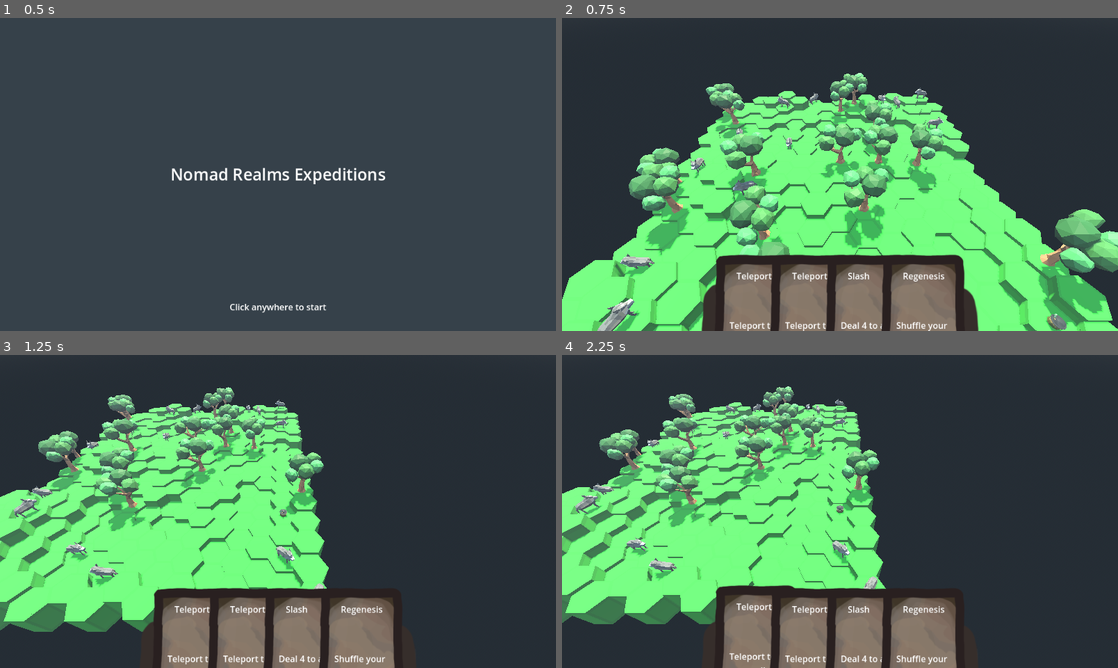
Above: before the commit, frames 1-4 (two rows, left to right).
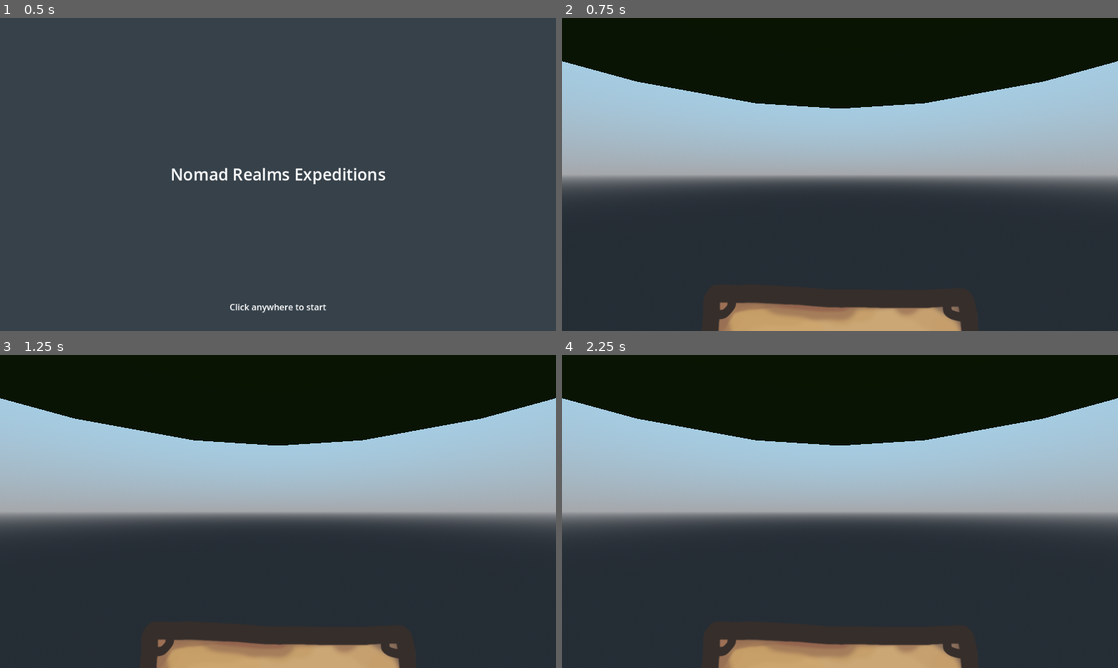
Above: after the commit, the same moments.

Repository: Boyquotes/nomad-realms-expeditions
Game: Godot game, scene res://Scenes/UI/main_menu.tscn
Two runs of this game, one before a commit and one after it. Both use one fixed random seed, a clock stepped at 60 frames per second and the inputs below.
Inputs (mouse positions are in pixels of both pictures, inside the frame that each line leads up to):
- Up to frame 1 (0.5 s): no input
- Up to frame 2 (0.75 s): tap Enter at 0.5 s; move the mouse to (962, 158) at 0.52 s; click (962, 158) at 0.6 s
- Up to frame 3 (1.25 s): no input
- Up to frame 4 (2.25 s): drag from (840, 473) to (756, 652) at 1.27 s; move the mouse to (895, 442) at 2.02 s; click (895, 442) at 2.1 s

Frame 1 is identical in both runs. In frame 2, 91% of the frame differs, in the area x 0-100%, y 0-100%; in frame 3, 78%; in frame 4, 77%.
Error after the commit: Parse Error: Class "Game" hides a global script class. (res://game.gd:2)

Commit message:
Fix signal connections of input

Diff:
--- a/Game.gd
+++ b/Game.gd
@@ -3,24 +3,24 @@
 
 signal card_played_event(card_player, card, card_target)
 
+@onready var ui_card_dashboard: UICardDashBoard = $UICardDashboard
+@onready var camera: Camera3D = $CameraPivot/Camera3D
+@onready var nomad: Nomad = $Actors/Nomad
+@onready var world_map: WorldMap = $WorldMap
+
 var context_queues: = ContextQueues.new()
 var card_looking_for_target: WorldCard
-var ui_card_dashboard: UICardDashBoard
-
-var camera: Camera3D
 var card_target: GameObject
-@export var nomad: Nomad
-
-@onready var world_map: WorldMap = $WorldMap
 
 func _ready() -> void:
 	print("Starting Nomad Realms Expeditions")
 	NomadsGameLogic.init(context_queues)
 	$NomadsGameVisuals.init(context_queues)
 	world_map.init(NomadsGameLogic.next_state)
-	ui_card_dashboard = $UICardDashboard
-	camera = $CameraPivot/Camera3D
-	nomad = $Actors/Nomad
+	connect("card_played_event", NomadsGameLogic._on_card_played_event)
+	set_nomad_position()
+
+func set_nomad_position() -> void:
 	# Set nomad position
 	var z = randi() % world_map.tiles.size()
 	var x = randi() % world_map.tiles[0].size()
@@ -34,7 +34,6 @@
 	var card_effect = card_looking_for_target.card.effect
 
 	if card_effect.target_type != 0 && event is InputEventMouseMotion:
-		print("Hi")
 		var mouse_pos: Vector2 = event.position
 
 		# Find hovered target by casting a ray
@@ -70,16 +69,17 @@
 	if target_predicate != null && !target_predicate.call(nomad, card_target):
 		return
 	emit_signal("card_played_event", nomad, card_looking_for_target, card_target)
+	ui_card_dashboard.card_played_cleanup()
+
 	card_looking_for_target = null
-	ui_card_dashboard.card_played_cleanup()
 	if card_target != null:
 		card_target.highlighted = false
 		card_target = null
 
-func _on_UICardDashboard_card_looking_for_target(card: WorldCard) -> void:
+func _on_ui_card_dashboard_card_looking_for_target(card):
 	card_looking_for_target = card
 
-func _on_UICardDashboard_card_not_looking_for_target(card: WorldCard) -> void:
+func _on_ui_card_dashboard_card_not_looking_for_target(card):
 	if card_target != null:
 		card_target.highlighted = false
 		card_target = null
--- a/Game.tscn
+++ b/Game.tscn
@@ -1,11 +1,11 @@
-[gd_scene load_steps=10 format=3 uid="uid://cywma501627j5"]
+[gd_scene load_steps=10 format=3 uid="uid://c0j0dqwy5cevv"]
 
-[ext_resource type="Script" path="res://Game.gd" id="1_1rhsf"]
-[ext_resource type="PackedScene" uid="uid://jo81l0grfumo" path="res://Scenes/GameVisuals/NomadsGameVisuals.tscn" id="2_cndyb"]
-[ext_resource type="PackedScene" uid="uid://drglmfxxc6dk8" path="res://Scenes/Model/GameObject/Nomad.tscn" id="4_3qvar"]
-[ext_resource type="PackedScene" uid="uid://cbgwjkw8ydunf" path="res://Scenes/UI/UICardDashboard.tscn" id="4_q77r4"]
-[ext_resource type="PackedScene" uid="uid://dv04weg4eqxb0" path="res://Scenes/Map/WorldMap.tscn" id="5_3t8e8"]
-[ext_resource type="Script" path="res://CameraPivot.gd" id="6_5hkch"]
+[ext_resource type="Script" path="res://game.gd" id="1_7028j"]
+[ext_resource type="PackedScene" uid="uid://jo81l0grfumo" path="res://Scenes/GameVisuals/NomadsGameVisuals.tscn" id="2_o6hmh"]
+[ext_resource type="PackedScene" uid="uid://cbgwjkw8ydunf" path="res://Scenes/UI/UICardDashboard.tscn" id="3_tg0w8"]
+[ext_resource type="PackedScene" uid="uid://drglmfxxc6dk8" path="res://Scenes/Model/GameObject/Nomad.tscn" id="4_6nie1"]
+[ext_resource type="PackedScene" uid="uid://dv04weg4eqxb0" path="res://Scenes/Map/WorldMap.tscn" id="5_ruiie"]
+[ext_resource type="Script" path="res://CameraPivot.gd" id="6_6nccw"]
 
 [sub_resource type="ProceduralSkyMaterial" id="ProceduralSkyMaterial_ltiu1"]
 sky_top_color = Color(0.647059, 0.839216, 0.945098, 1)
@@ -22,20 +22,20 @@
 adjustment_enabled = true
 
 [node name="Game" type="Node3D"]
-script = ExtResource("1_1rhsf")
+script = ExtResource("1_7028j")
 
-[node name="NomadsGameVisuals" parent="." instance=ExtResource("2_cndyb")]
+[node name="NomadsGameVisuals" parent="." instance=ExtResource("2_o6hmh")]
 
-[node name="UICardDashboard" parent="." instance=ExtResource("4_q77r4")]
+[node name="UICardDashboard" parent="." instance=ExtResource("3_tg0w8")]
 
 [node name="Actors" type="Node3D" parent="."]
 
-[node name="Nomad" parent="Actors" instance=ExtResource("4_3qvar")]
+[node name="Nomad" parent="Actors" instance=ExtResource("4_6nie1")]
 
-[node name="WorldMap" parent="." instance=ExtResource("5_3t8e8")]
+[node name="WorldMap" parent="." instance=ExtResource("5_ruiie")]
 
 [node name="CameraPivot" type="Marker3D" parent="."]
-script = ExtResource("6_5hkch")
+script = ExtResource("6_6nccw")
 
 [node name="Camera3D" type="Camera3D" parent="CameraPivot"]
 environment = SubResource("1")
@@ -46,3 +46,6 @@
 light_color = Color(1, 0.901961, 0.701961, 1)
 light_energy = 0.705
 shadow_enabled = true
+
+[connection signal="card_looking_for_target" from="UICardDashboard" to="." method="_on_ui_card_dashboard_card_looking_for_target"]
+[connection signal="card_not_looking_for_target" from="UICardDashboard" to="." method="_on_ui_card_dashboard_card_not_looking_for_target"]
--- a/Scenes/GameLogic/nomads_game_logic.gd
+++ b/Scenes/GameLogic/nomads_game_logic.gd
@@ -13,8 +13,6 @@
 
 func init(context_queues: ContextQueues) -> void:
 	super.init(context_queues)
-#	spawn_nomad()
-#	world_map.init(next_state)
 	advance_state()
 
 # Gets called by GameLogicTimer once every tick.
@@ -45,17 +43,7 @@
 
 	# Push events to GameVisuals
 
-	advance_state()
-
-func spawn_nomad():
-	var nomad: Nomad = nomad_scene.instantiate() as Nomad
-	# Generate a random position to spawn the nomad
-	var z = randi() % world_map.tiles.size()
-	var x = randi() % world_map.tiles[0].size()
-	nomad.world_pos = WorldPos.new(0, 0, x, z)
-	nomad.position.y += world_map.tiles[z][x].height * Tile.TILE_HEIGHT_SCALE
-	nomad.generate_id()
-	actors.add_child(nomad)
+#	advance_state()
 
 func advance_state() -> void:
 	game_states.append(next_state.copy())
@@ -77,7 +65,8 @@
 	boss.position.y += world_map.tiles[z][x].height * Tile.TILE_HEIGHT_SCALE + 10
 	print("NomadsGameLogic.gd: BOSS SPAWNED AT ", boss.world_pos, "!")
 
-func _on_nomads_game_input_card_played_event(card_player: CardPlayer, card: WorldCard, card_target):
+# Connected to game.tscn's card_played_event signal
+func _on_card_played_event(card_player: CardPlayer, card: WorldCard, card_target):
 	var card_model = card.card
 	print("You just played a card: ", card_model.name, " on ", card_target)
 	card_model.effect.expression.handle(card_player, card_target, next_state.expression_event_heap)
--- a/Scenes/Map/WorldMap.gd
+++ b/Scenes/Map/WorldMap.gd
@@ -17,6 +17,7 @@
 func init(state: GameState) -> void:
 	generate_actors(state)
 
+# Called by Game.gd
 func generate_tiles() -> void:
 	var noise: = FastNoiseLite.new()
 	noise.offset = Vector3(0.5, 0.5, 0.5)
--- a/Scenes/Model/GameObject/Nomad.gd
+++ b/Scenes/Model/GameObject/Nomad.gd
@@ -30,7 +30,6 @@
 	else:
 		super.set_world_pos(pos)
 
-
 func set_highlighted(h: bool) -> void:
 	super.set_highlighted(h)
 	if h:
--- a/project.godot
+++ b/project.godot
@@ -52,7 +52,7 @@
 "base": "Node3D",
 "class": &"Game",
 "language": &"GDScript",
-"path": "res://Game.gd"
+"path": "res://game.gd"
 }, {
 "base": "Object",
 "class": &"GameCard",
Not shown: 1 places in Scenes/GameLogic/nomads_game_logic.tscn that only renumber resources
